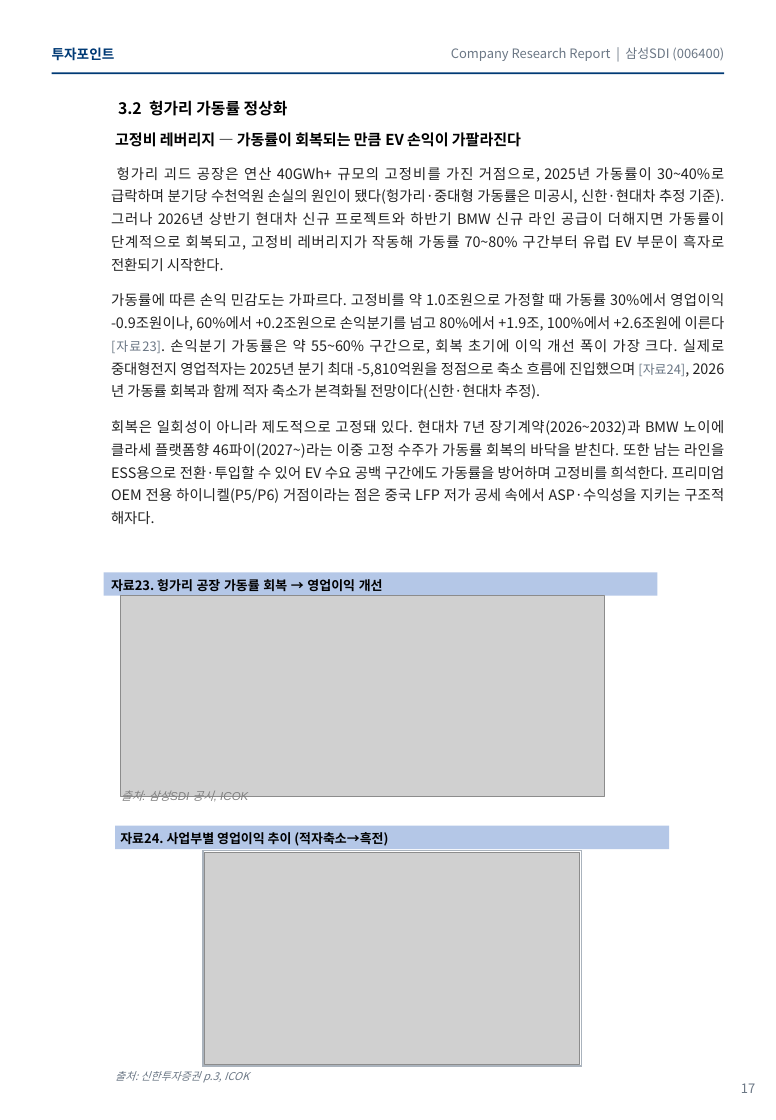
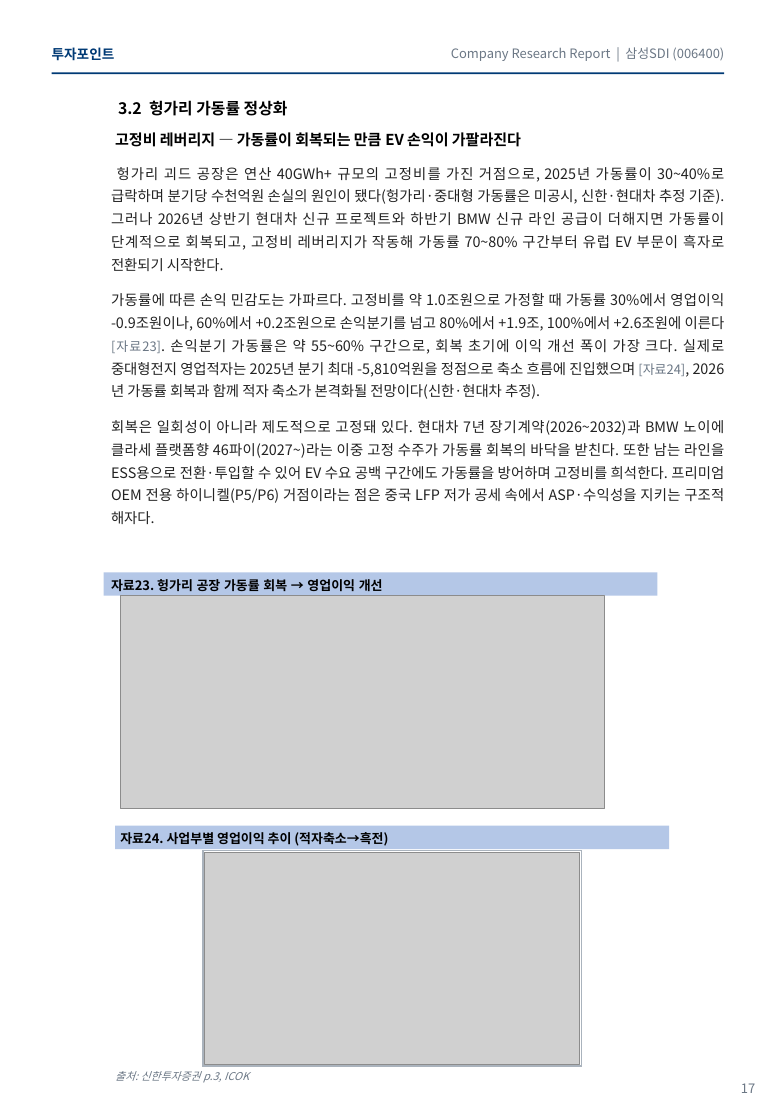
Before and after one commit to ICOKFund/Margin04, a slide deck: slide 16 of ICOK_삼성SDI_006400.pptx. Drawn at 776x1120 pixels with LibreOffice and Linux fonts; fonts in the diff are those of the drawing; grey boxes stand for pictures. Boxes give left, top, right and bottom in pixels: in the first picture for what was removed or moved away, otherwise in the second. Text is boxed around its words. In the diff, an @@ line names an element or a change of style, - is before the commit and + after.

```diff
--- a/ICOK_삼성SDI_006400.pptx
+++ b/ICOK_삼성SDI_006400.pptx
@@ picture: place and size @@
-picture at box(120, 596, 604, 797)
+picture at box(120, 596, 604, 809)
@@ text removed at box(121, 790, 248, 804) @@
-출처: 삼성SDI 공시, ICOK
```
Also in this commit, not shown: 7 other slides changed, 1 other file.
